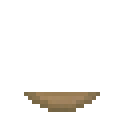
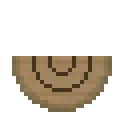
Comparing the layer stacks of the two 128px x 128px images. Changes:
painted on "Layer 1" over [12, 56, 112, 92]
